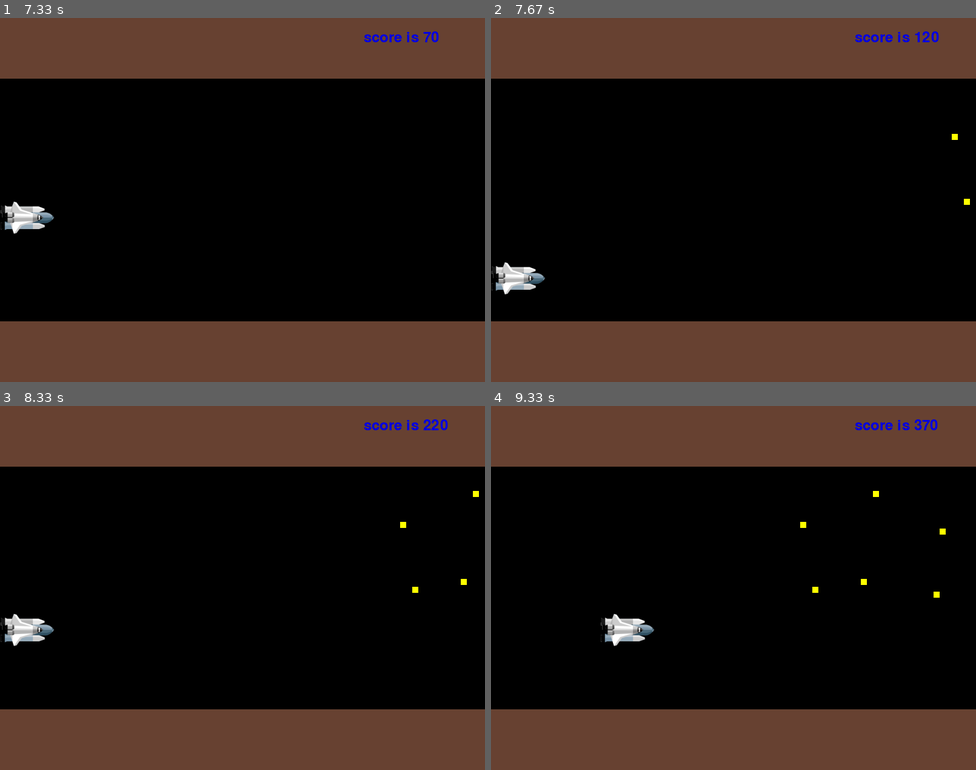
Above: before the commit, frames 1-4 (two rows, left to right).
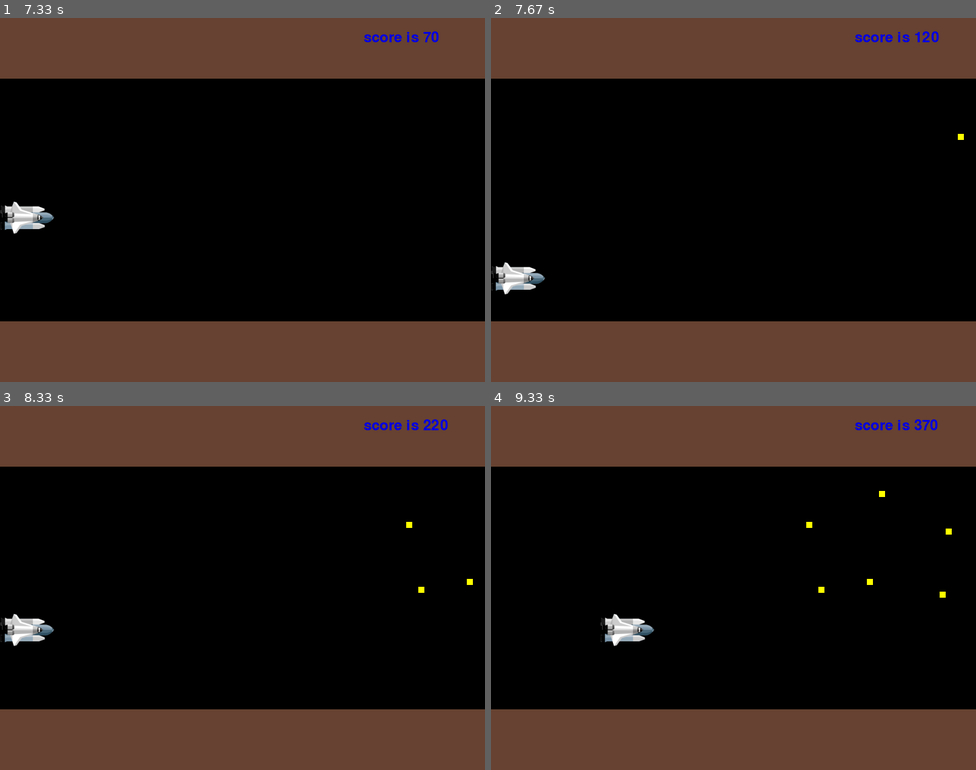
Above: after the commit, the same moments.

Repository: Juju-62q/Taro-sAdventure
Game: pygame game, started from client/MainMenu/MainMenu.py
Two runs of this game, one before a commit and one after it. Both use one fixed random seed, a clock stepped at 60 frames per second and the inputs below.
Inputs:
- Up to frame 1 (7.33 s): tap S at 0.33, 6.97 s; hold Right 0.67-1.13 s; hold Up 1.17-1.47 s; hold Right 1.5-1.97 s; hold Left 2-2.53 s; hold Down 2.57-2.87 s; hold Left 2.9-3.3 s; hold Up 3.33-3.7 s; hold Right 3.73-4.37 s; hold Down 4.4-4.77 s; hold Left 4.8-5.27 s; hold Right 5.3-5.77 s; hold Up 5.8-6.1 s; hold Right 6.13-6.6 s; tap Enter at 6.63 s
- Up to frame 2 (7.67 s): hold Down from 7.37 s (still down)
- Up to frame 3 (8.33 s): release Down at 7.67 s; hold Left 7.7-8.1 s; hold Up from 8.13 s (still down)
- Up to frame 4 (9.33 s): release Up at 8.5 s; hold Right 8.53-9.17 s; hold Down from 9.2 s (still down)

Frame 1 is identical in both runs. In frame 2, less than 0.1% of the frame differs, in the area x 95-99%, y 31-52%; in frame 3, 0.1%; in frame 4, 0.2%, in the area x 63-95%, y 23-53%.

Commit message:
extraction score and player

Diff:
--- /dev/null
+++ b/client/ScrollGame/Enemy.py
@@ -0,0 +1,15 @@
+from pygame.locals import Rect
+
+class Enemy():
+
+    def __init__(self, baseSize):
+        self._enemies = []
+        self._baseSize = baseSize
+
+    @property
+    def baseSize(self):
+        return self._baseSize
+
+    @baseSize.setter
+    def baseSize(self, baseSize):
+        self._baseSize = baseSize
--- /dev/null
+++ b/client/ScrollGame/Player.py
@@ -0,0 +1,43 @@
+import pygame
+from pygame.locals import Rect
+
+class Player:
+
+    def __init__(self, x, y, width, height, image, move):
+        self._rect = Rect(x, y, width, height)
+        self._image = image
+        self._move = move
+
+    @property
+    def rect(self):
+        return self._rect
+
+    @rect.setter
+    def rect(self, rect):
+        self._rect = rect
+
+    @property
+    def image(self):
+        return self._image
+
+    @image.setter
+    def image(self, image):
+        self._image = image
+
+    @property
+    def move(self):
+        return self._move
+
+    @move.setter
+    def move(self, move):
+        self._move = move
+
+    def movePlayer(self, pressedKey, fieldWidth):
+        if pressedKey[pygame.K_UP]:
+            self.rect.y -= self.move
+        elif pressedKey[pygame.K_DOWN]:
+            self.rect.y += self.move
+        if pressedKey[pygame.K_RIGHT]:
+            self.rect.x += self.move if self.rect.x < fieldWidth - self.rect.width else 0
+        elif pressedKey[pygame.K_LEFT]:
+            self.rect.x -= self.move if self.rect.x > 0 else 0
--- /dev/null
+++ b/client/ScrollGame/Score.py
@@ -0,0 +1,44 @@
+
+class Score:
+
+    def __init__(self, score, scoreUpdate, x, y):
+        self._score = score
+        self._scoreUpdate = scoreUpdate
+        self._x = x
+        self._y = y
+
+    @property
+    def score(self):
+        return self._score
+
+    @score.setter
+    def score(self, score):
+        self._score = score
+
+    @property
+    def scoreUpdate(self):
+        return self._scoreUpdate
+
+    @scoreUpdate.setter
+    def scoreUpdate(self, scoreUpdate):
+        self._scoreUpdate = scoreUpdate
+
+    @property
+    def x(self):
+        return self._x
+
+    @x.setter
+    def x(self, x):
+        self._x = x
+
+    @property
+    def y(self):
+        return self._y
+
+    @y.setter
+    def y(self, y):
+        self._y = y
+
+    def update(self):
+        self.score += self.scoreUpdate
+        return self.score
--- a/client/ScrollGame/ScrollGame.py
+++ b/client/ScrollGame/ScrollGame.py
@@ -1,7 +1,9 @@
 from random import randint
 import pygame
-from pygame.locals import QUIT,Rect
+from pygame.locals import Rect
 from PyGameScreen import PyGameScreen
+from ScrollGame.Player import Player
+from ScrollGame.Score import Score
 
 class ScrollGame(PyGameScreen):
 
@@ -10,28 +12,24 @@
 
         # game initialize
         # for player
-        self.playerX = 0
-        self.playerY = self.height / 2
+        self.player = Player(0, height/2, 90, 60, pygame.image.load("GameContents/ship.png"), 20)
 
         # for enemy
-        self.effects = []
+        self.enemies = []
         self.baseSize = baseSize
 
         # for play zone
         self.playerZoneAbove = self.height / 6
         self.playerZoneBottom = self.height * 2 / 3
 
-    def gamePlay(self):
         # for score
-        score = 0
-        scoreUpdate = 10
-        scorePosX = 600
-        scorePosY = 20
+        self.score = Score(0, 10, 600, 20)
 
         # for Images
-        sysFont = pygame.font.SysFont(None, 36)
-        playerImage = pygame.image.load("GameContents/ship.png")
-        bangImage = pygame.image.load("GameContents/bang.png")
+        self.sysFont = pygame.font.SysFont(None, 36)
+        self.bangImage = pygame.image.load("GameContents/bang.png")
+
+    def gamePlay(self):
 
         # for game over
         gameOver = False
@@ -54,40 +52,32 @@
             # make enemies
             edge = Rect(self.width - self.baseSize, randint(self.playerZoneAbove, self.playerZoneBottom - self.baseSize),
                         self.baseSize, self.baseSize) if randint(0, 5) == 0 else Rect(0, 0, 0, 0)
-            self.effects.append(edge)
+            self.enemies.append(edge)
 
             # delete if not used
-            if len(self.effects) >= self.width / self.baseSize:
-                del self.effects[0]
+            if len(self.enemies) >= self.width / self.baseSize:
+                del self.enemies[0]
 
             # move enemies
-            self.effects = [x.move(- self.baseSize, 0) for x in self.effects]
+            self.enemies = [x.move(- self.baseSize, 0) for x in self.enemies]
 
             # paint enemies
-            for effect in self.effects:
+            for effect in self.enemies:
                 pygame.draw.rect(self.surface, (255, 255, 0), effect)
 
             # update player
             pressedKey = pygame.key.get_pressed()
-            self.movePlayer(pressedKey)
-            self.surface.blit(playerImage, (self.playerX, self.playerY))
+            self.player.movePlayer(pressedKey, self.width)
+            self.surface.blit(self.player.image, (self.player.rect.x, self.player.rect.y))
 
             # update score
-            score += scoreUpdate
-            scoreImage = sysFont.render("score is {}".format(score),True,(0,0,225))
-            self.surface.blit(scoreImage,(scorePosX,scorePosY))
-
+            scoreImage = self.sysFont.render("score is {}".format(self.score.update()), True, (0, 0, 225))
+            self.surface.blit(scoreImage, (self.score.x, self.score.y))
 
             pygame.display.update()
             self.fpsClock.tick(15)
 
-        # TODO score
-        self.surface.blit(bangImage, (self.playerX, self.playerY - 40))
-        scoreImage = sysFont.render("score is {}".format(score), True, (255, 255, 255))
-        tmp = sysFont.render("please press enter to back menu", True, (255, 255, 255))
-        self.surface.blit(scoreImage, (200, 250))
-        self.surface.blit(tmp, (200, 300))
-        pygame.display.update()
+        self.gameOver()
 
         while(1):
             self.checkQuit()
@@ -97,22 +87,23 @@
 
 
     def isGameOver(self):
-        if(self.playerY <= self.playerZoneAbove or self.playerY >= self.playerZoneBottom + 40):
+        if(self.player.rect.y <= self.playerZoneAbove or self.player.rect.y >= self.playerZoneBottom + 40):
             return True
-        for effect in self.effects:
+        for effect in self.enemies:
             if self.isTouchEnemy(effect):
                 return True
         return False
 
     def isTouchEnemy(self, effect):
-        return self.playerX <= effect.left and self.playerX + 75 >= effect.left and self.playerY + 10 <= effect.top and self.playerY + 50 >= effect.top
+        return self.player.rect.x <= effect.left \
+               and self.player.rect.x + 90 >= effect.left \
+               and self.player.rect.y + 10 <= effect.top \
+               and self.player.rect.y + 50 >= effect.top
 
-    def movePlayer(self, pressedKey):
-        if pressedKey[pygame.K_UP]:
-            self.playerY -= self.baseSize * 2
-        elif pressedKey[pygame.K_DOWN]:
-            self.playerY += self.baseSize * 2
-        if pressedKey[pygame.K_RIGHT]:
-            self.playerX += self.baseSize * 2 if self.playerX < self.width - 100 else 0
-        elif pressedKey[pygame.K_LEFT]:
-            self.playerX -= self.baseSize * 2 if self.playerX > 0 else 0
+    def gameOver(self):
+        self.surface.blit(self.bangImage, (self.player.rect.x, self.player.rect.y - 30))
+        scoreImage = self.sysFont.render("score is {}".format(self.score.score), True, (255, 255, 255))
+        tmp = self.sysFont.render("please press enter to back menu", True, (255, 255, 255))
+        self.surface.blit(scoreImage, (200, 250))
+        self.surface.blit(tmp, (200, 300))
+        pygame.display.update()
